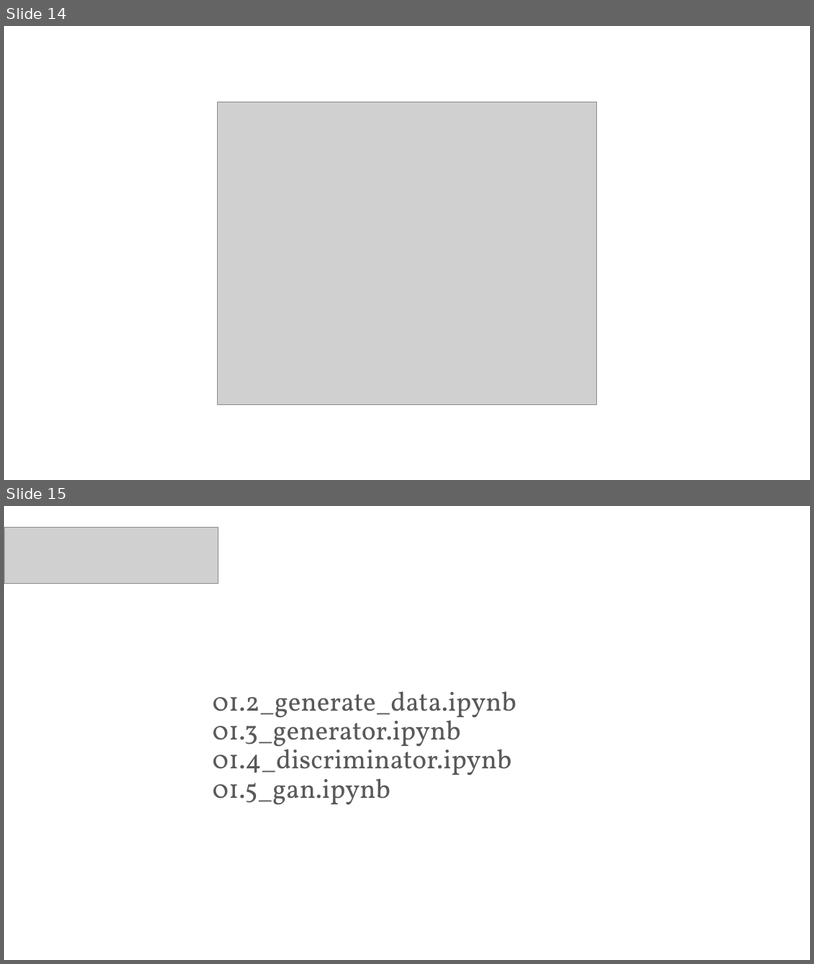
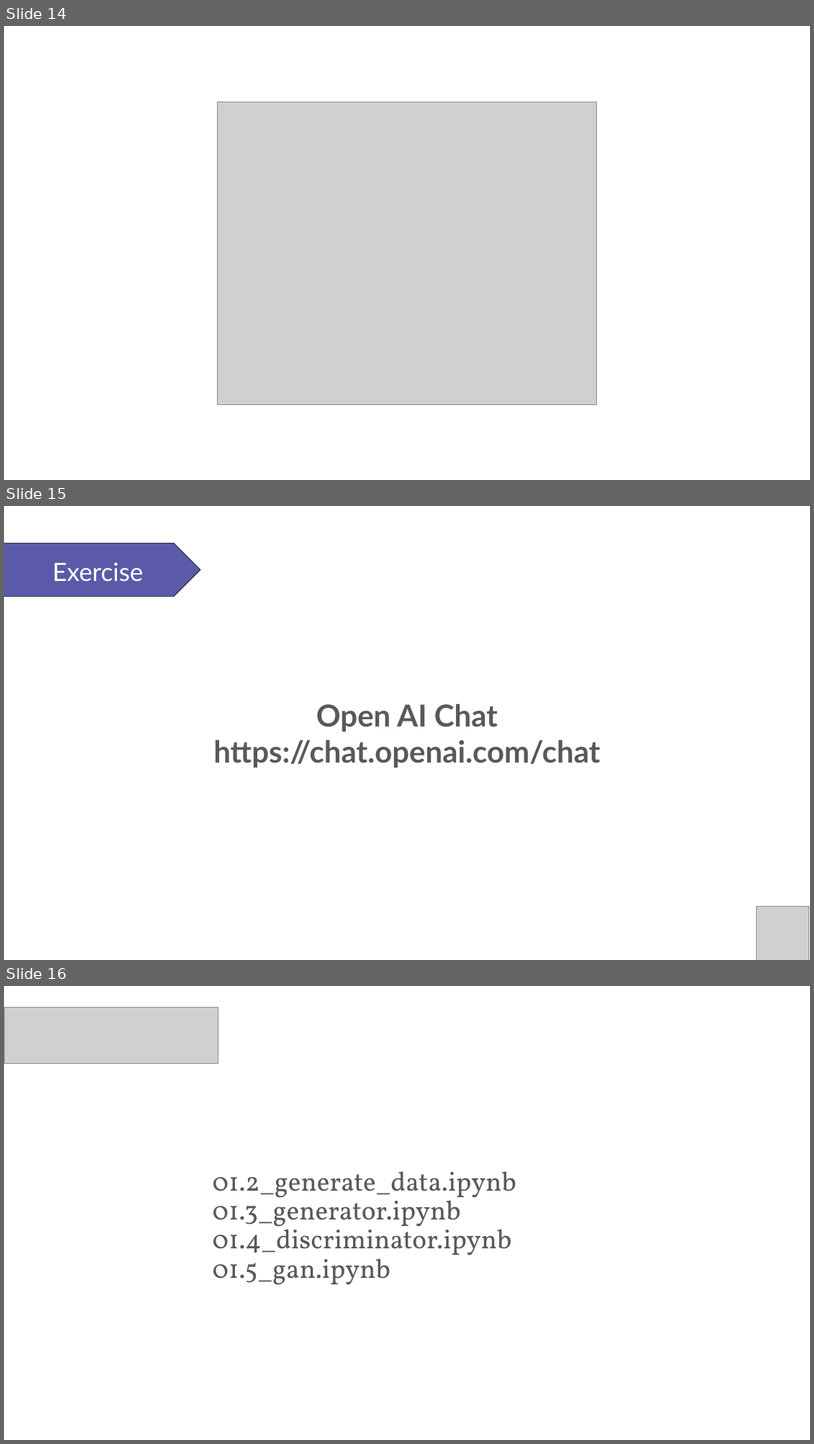
Before and after one commit to PracticumAI/gan, a slide deck: presentations/01_gan_intro.pptx. Shown one above the other, each under a label of ours: slides 14 and 15 before the commit, slides 14, 15 and 16 after it. The pictures are 814x964 and 814x1444 pixels, drawn with LibreOffice and Linux fonts; fonts in the diff are those of the drawing; grey boxes stand for pictures. Boxes give left, top, right and bottom in pixels: in the first picture for what was removed or moved away, otherwise in the second. Text is boxed around its words. In the diff, an @@ line names an element or a change of style, - is before the commit and + after.

Commit message:
Added new content to presentations.

```diff
--- a/presentations/01_gan_intro.pptx
+++ b/presentations/01_gan_intro.pptx
@@ slide 15 added at <box>4,506,810,960</box>, background #FFFFFF @@
@@ pentagon arrow added at <box>4,543,201,596</box>, fill #5A5AA8, outline #000000 0.5 pt @@
@@ text added at <box>52,562,143,582</box>, 30 pt, text #FFFFFF @@
+Exercise
@@ text added at <box>214,704,600,767</box>, 36 pt, text #595959, bold @@
+Open AI Chat
+https://chat.openai.com/chat
@@ picture added at <box>756,906,810,960</box> @@
@@ what was slide 15 is now slide 16 @@
```
